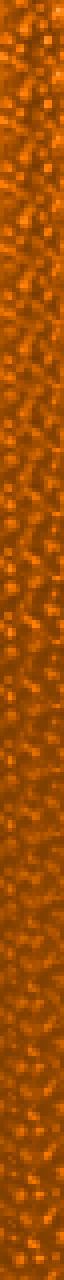
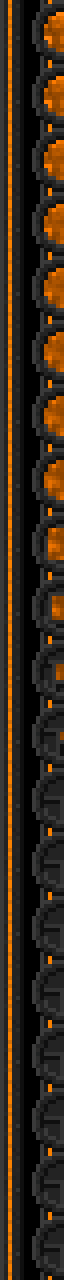
Layers edited between the first and the second 64px x 1280px image:
added layer "Machinery" above "Background" over [0, 0, 64, 1280]
